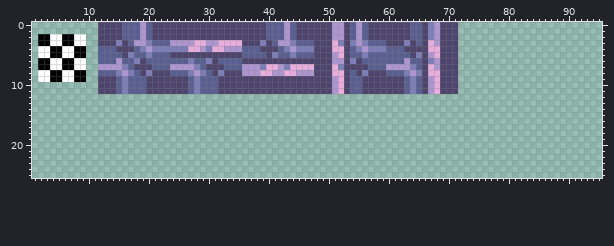
Two states of a sprite sheet, TowerOfDreams/tilesets/tFloor4/output_tileset.png. This is how it looked before the edit.
The file is 96x96 pixels. Shown: x 1..95, y 0..25.
The same view after the edit:
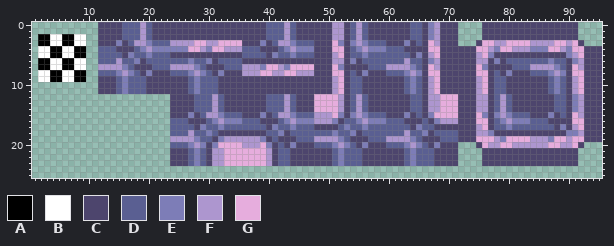
Palette (. is transparent): A #000000  B #ffffff  C #4d456d  D #5a5f92  E #7d7db7  F #ad96cf  G #e6addd
What changed:
Changed rows in their new state; - is an unchanged pixel.
first column x 24:
 0 ----------------------------------------------------CCCCCCCCCCCCCCCC----
 1 ----------------------------------------------------CCCCCCCCCCCCCCCC----
 2 ----------------------------------------------------CCCCCCCCCCCCCCCC----
 3 ---------------------------------------------------CGGFFGGGGFFFFGGFGC---
 4 ------------------------------------------------CCCGGFEGGFFFEEEGGFEGGCCC
 5 ------------------------------------------------CCCFGECCCCCCCCCCCCEFGCCC
 6 ------------------------------------------------CCCFFCECDDDDDDDEDDCEFCCC
 7 ------------------------------------------------CCCGECCCCDDDFFFFEDCGFCCC
 8 ------------------------------------------------CCCGGCDCECCCDDDEFECGGCCC
 9 ------------------------------------------------CCCFGCDDCCCCCCCDEDCFGCCC
10 ------------------------------------------------CCCFGCDDCCCCCCCDEDCFGCCC
11 ------------------------------------------------CCCFGCDDCCCCCCCDEDCFGCCC
12 CCCCDDDFDCCCCCCCDDDFDCCCGGGGFCDFDCCCCCCCDDCFFGGGCCCFFCDFDCCCCCCCDDCEFCCC
13 CCCCDDDFDCCCCCCCDDDFDCCCGGGGFCDFDCCCCCCCDDCFFGGGCCCFFCDFDCCCCCCCDDCEFCCC
14 CCCCDDDFDCCCCCCCDDDFDCCCGGGGFCDFDCCCCCCCDDCFFGGGCCCFFCDFDCCCCCCCDDCEFCCC
15 CCCECDFFEDDDCCCECDFFEDDDFFFGECEFEDDDCCCECDCEGGGGCCCGECEFEDDDCCCECDCGFCCC
16 DDDCCCDEFEEEDDDCCCDEFEEEFFFECDDEFEEEDDDCCCDCEFFFCCCGGCDEFEEEDDDCCCCGGCCC
17 DDDDCEDDEDDDDDDDCEDDEDDDCCCCDEDDEDDDDDDDCEDDCCCCCCCFGCDDEDDDDDDDCECFGCCC
18 DDDFDDEDCCCCCCCCDDECDDDDDDDEDDECDDDDDDDFDDECDDDDCCCFFECCCCCCCCCCCCEEFCCC
19 FFFFEDDCEFFFFFFECDCCCDDDFFFFEDCCCDDDFFFFEDCCCDDDCCCGGGFEGGGGFFFEGGFGGCCC
20 DDDEFECEGGGGFFFGECDCECCCDDDEFEDCECCCDDDEFEDCECCC---CGFFGGFFFFFFGGFFGC---
21 CCCDEDCFFGGGGGGGFCDDCCCCCCCDEDDDCCCCCCCDEDDDCCCC----CCCCCCCCCCCCCCCC----
22 CCCDEDCFFGGGGGGGFCDDCCCCCCCDEDDDCCCCCCCDEDDDCCCC----CCCCCCCCCCCCCCCC----
23 CCCDEDCFFGGGGGGGFCDDCCCCCCCDEDDDCCCCCCCDEDDDCCCC----CCCCCCCCCCCCCCCC----
Boxes around the changes in both pictures, in picture pixels (x1, y1, x2, y2):
added: (170, 22, 602, 166)
